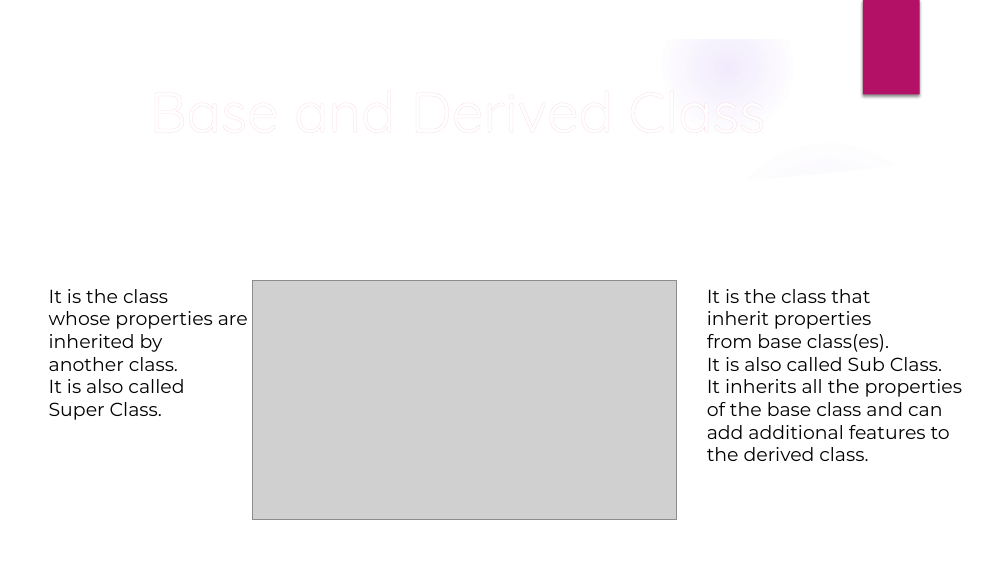
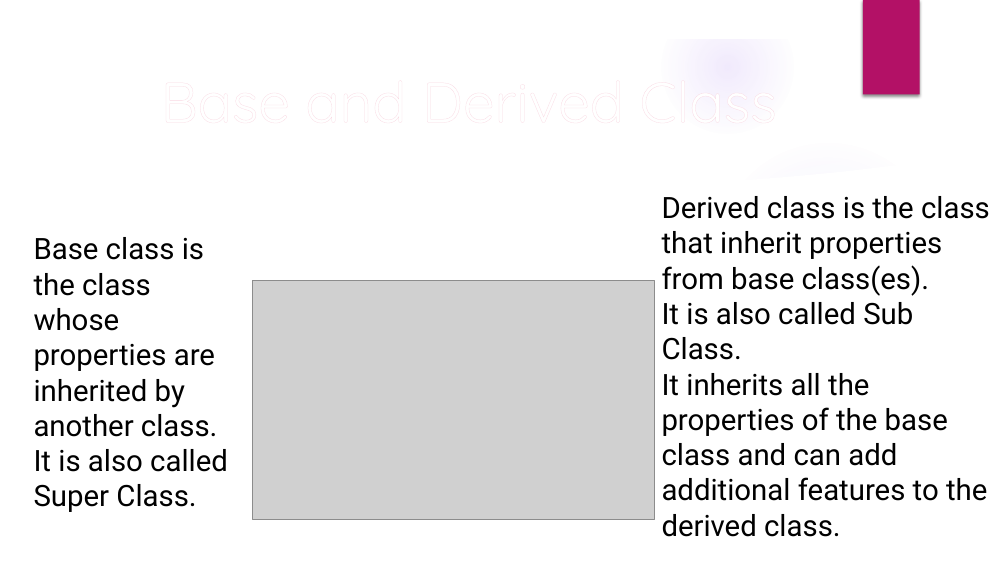
Before and after one commit to AshishVerma2711/Team, a slide deck: slide 4 of Inheritance.pptx (slide 3 before the commit). Drawn at 1008x567 pixels with LibreOffice and Linux fonts; fonts in the diff are those of the drawing; grey boxes stand for pictures; background and template pictures are left out. Boxes give left, top, right and bottom in pixels: in the first picture for what was removed or moved away, otherwise in the second. Text is boxed around its words. In the diff, an @@ line names an element or a change of style, - is before the commit and + after.

```diff
--- a/Inheritance.pptx
+++ b/Inheritance.pptx
@@ title "Base and Derived Class": place and size @@
-title "Base and Derived Class" at [95,80,820,138]
+title "Base and Derived Class" at [107,70,831,129]
@@ text "Derived class is the class ...": place and size @@
-text "Derived class is the class ..." at [707,289,962,461]
+text "Derived class is the class ..." at [662,196,990,537]
@@ text at [662,196,990,259]: text changed; size 18 to 28 pt; font Montserrat to Roboto @@
-It is the class that
-inherit properties
+Derived class is the class that inherit properties
@@ text "Base class is the class": place and size @@
-text "Base class is the class" at [49,289,248,420]
+text "Base class is the class" at [34,237,228,512]
@@ text at [34,237,204,296]: text changed; size 18 to 28 pt; font Montserrat to Roboto @@
-It is the class
+Base class is the class
@@ text at [662,265,987,537]: size 18 to 28 pt, font Montserrat to Roboto in "from base class(es).", "It is also called Sub Class.", "It inherits all the properties of the ..." @@
@@ picture: place and size @@
-picture at [253,281,676,520]
+picture at [253,281,654,520]
@@ text at [34,308,228,512]: size 18 to 28 pt, font Montserrat to Roboto in "whose properties are inherited by", "another class.", "It is also called", "Super Class." @@
```
Also in this commit, not shown: 1 other slide changed, 5 slides added, 4 slides removed.
